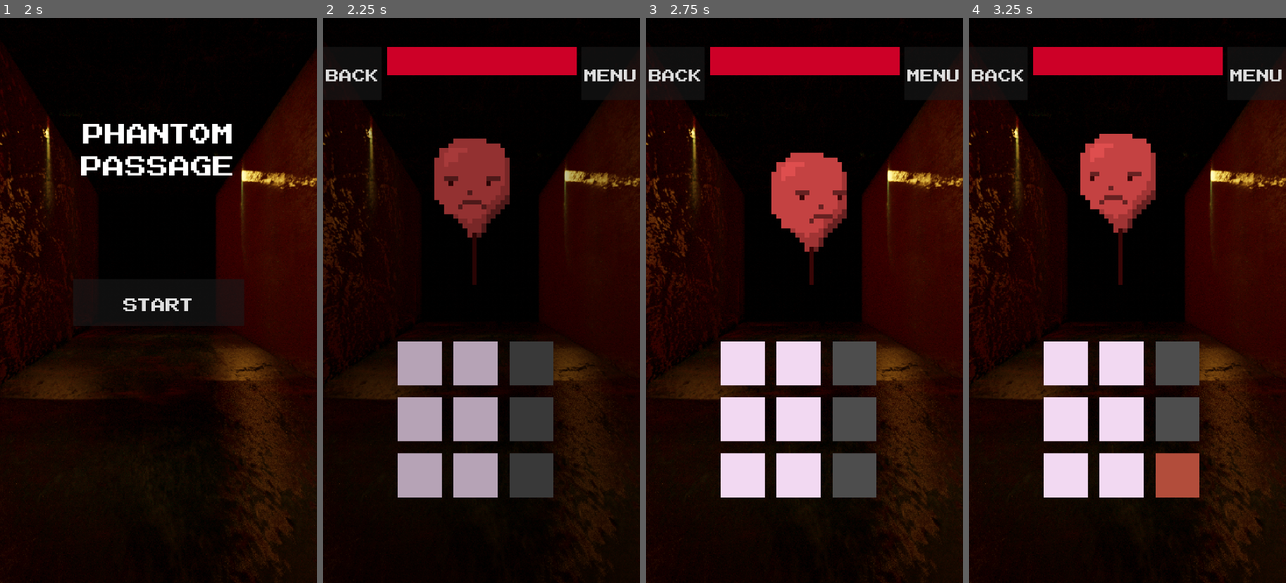
Above: before the commit, frames 1-4 (left to right).
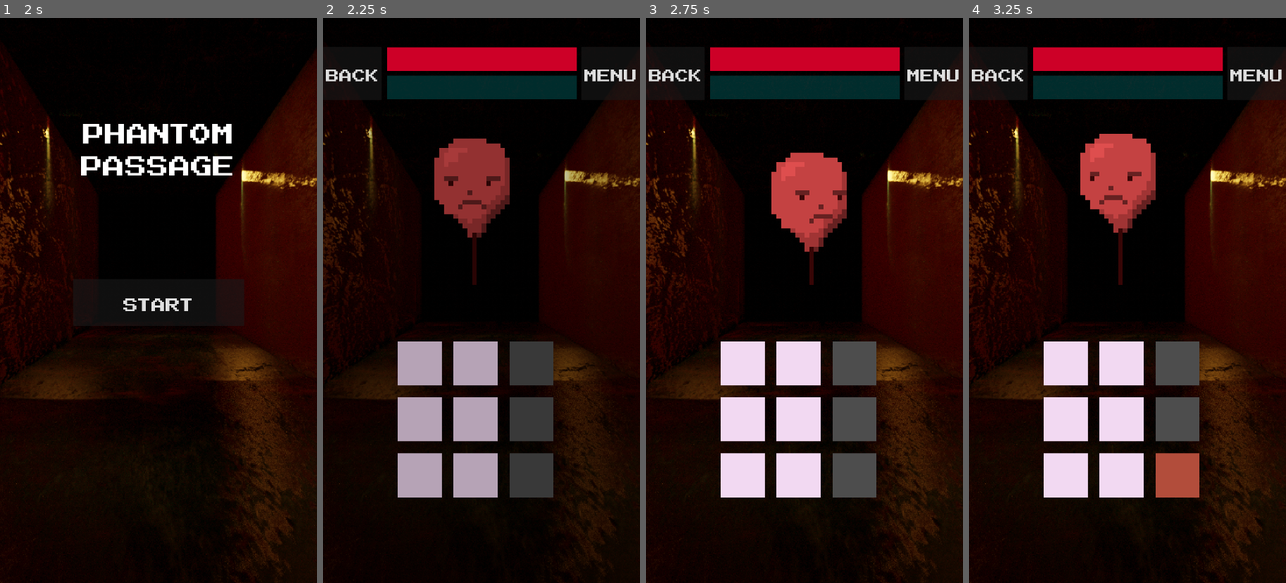
Above: after the commit, the same moments.

Repository: numberpup/phantom-passage
Game: Godot game, scene res://Scenes/UI/SplashScreen.tscn
The game is run twice, just before and just after one commit, with the same random seed, the same clock (stepped at 60 frames per second) and the same inputs.
Inputs (mouse positions are in pixels of both pictures, inside the frame that each line leads up to):
- Up to frame 1 (2 s): move the mouse to (228, 272) at 0.52 s; click (228, 272) at 0.67 s; drag from (95, 328) to (142, 413) at 1.27 s
- Up to frame 2 (2.25 s): click "START" at 2 s
- Up to frame 3 (2.75 s): no input
- Up to frame 4 (3.25 s): move the mouse to (1159, 176) at 2.77 s; click (1159, 176) at 2.92 s

Frame 1 is identical in both runs. In frame 2, 3.0% of the frame differs, in the area x 20-81%, y 5-15%; in frame 3, 3.0%; in frame 4, 3.0%.

Commit message:
Added health bar animation
Added bouncy health bar animation

Diff:
--- a/Scenes/UI/InfoBar.tscn
+++ b/Scenes/UI/InfoBar.tscn
@@ -25,8 +25,9 @@
 anchor_left = 0.5
 anchor_right = 0.5
 offset_left = -321.0
+offset_top = 2.0
 offset_right = 325.0
-offset_bottom = 97.0
+offset_bottom = 82.0
 grow_horizontal = 2
 alignment = 1
 
@@ -38,6 +39,23 @@
 theme_override_styles/background = SubResource("StyleBoxFlat_syowa")
 theme_override_styles/fill = SubResource("StyleBoxFlat_ekp7y")
 show_percentage = false
+
+[node name="HBoxContainer2" type="HBoxContainer" parent="."]
+layout_mode = 1
+anchors_preset = -1
+anchor_left = 0.5
+anchor_right = 0.5
+offset_left = -321.0
+offset_top = 98.0
+offset_right = 325.0
+offset_bottom = 178.0
+grow_horizontal = 2
+alignment = 1
+
+[node name="ColorRect" type="ColorRect" parent="HBoxContainer2"]
+layout_mode = 2
+size_flags_horizontal = 3
+color = Color(0, 0.894118, 0.894118, 0.192157)
 
 [node name="MenuButton" type="Button" parent="."]
 custom_minimum_size = Vector2(200, 0)
--- a/Scripts/UI/info_bar.gd
+++ b/Scripts/UI/info_bar.gd
@@ -15,9 +15,9 @@
 	progress_bar.value = current_health
 
 func update_health() -> void:
-	# Update the current health and refresh the progress bar
-	#current_health = clamp(value, 0, GameManager.enemy_health_max)
-	progress_bar.value = GameManager.enemy_health
+	# Update the progress bar with a bouncy animation
+	var tween = get_tree().create_tween()
+	tween.tween_property($HBoxContainer/ProgressBar, "value", GameManager.enemy_health, .3).set_trans(Tween.TRANS_BACK)
 
 # Called every frame. 'delta' is the elapsed time since the previous frame.
 func _process(delta: float) -> void:
--- a/Scripts/gameboard.gd
+++ b/Scripts/gameboard.gd
@@ -25,6 +25,7 @@
 ##
 signal board_clear
 signal board_fail
+signal turn_start
 
 ##
 # Import script to generate new boards
@@ -53,6 +54,10 @@
 
 # Whether the board is interactable
 var board_interactable: bool = true
+
+# function triggers when turn_end signal is recieved by board
+func _turn_end() -> void:
+	pass
 
 func reset_board() -> void:
 	var generator = BoardGenerator.new()
Not shown, added: Builds/Phantom Passage v0.5.8.apk
Not shown, added: Builds/Phantom Passage v0.5.8.apk.idsig
